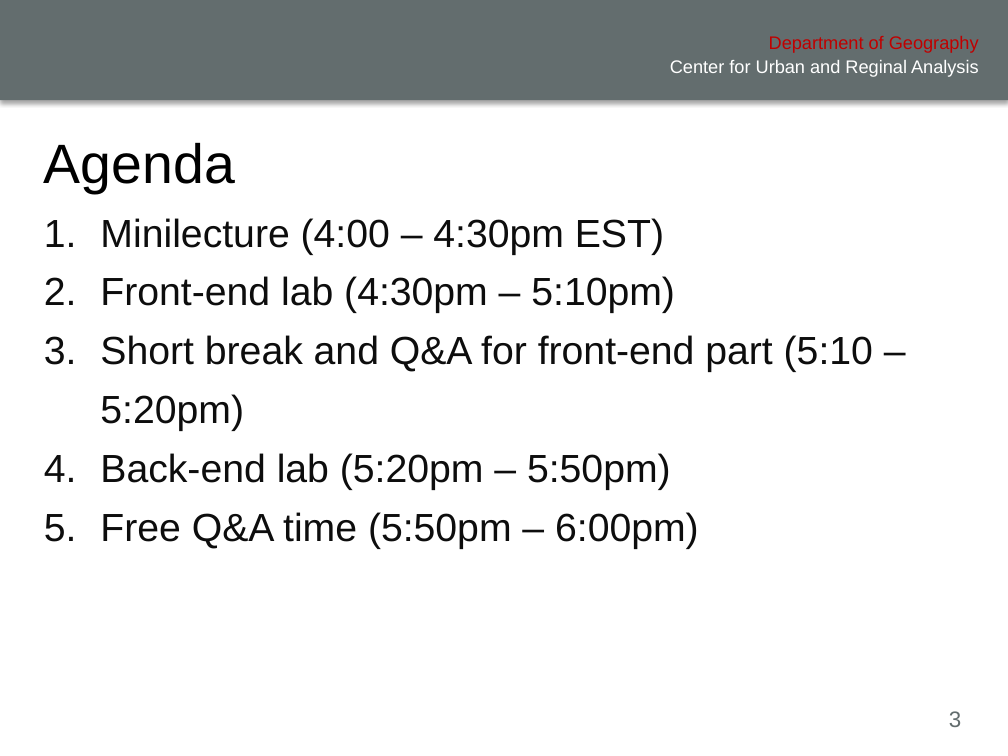
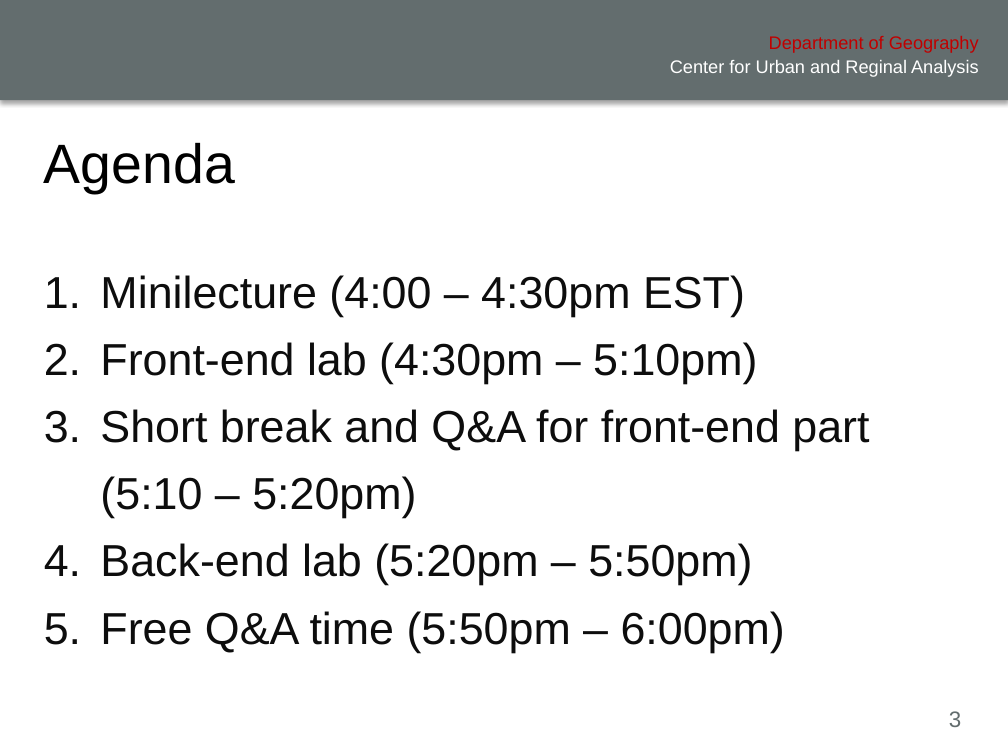
Before and after one commit to xiaohuiliugis/UCGIS-Fullstack-Geovisualization-Workshop, a slide deck: slide 3 of doc/presentation.pptx. Drawn at 1008x756 pixels with LibreOffice and Linux fonts; fonts in the diff are those of the drawing; background and template pictures are left out. Boxes give left, top, right and bottom in pixels: in the first picture for what was removed or moved away, otherwise in the second. Text is boxed around its words. In the diff, an @@ line names an element or a change of style, - is before the commit and + after.

```diff
--- a/doc/presentation.pptx
+++ b/doc/presentation.pptx
@@ text "Minilecture (4:00 – 4:30pm EST)" at (x1=34, y1=192, x2=976, y2=678): size 28 to 32 pt @@
```
Also in this commit, not shown: 4 other slides changed, 3 slides added, 3 other files.
